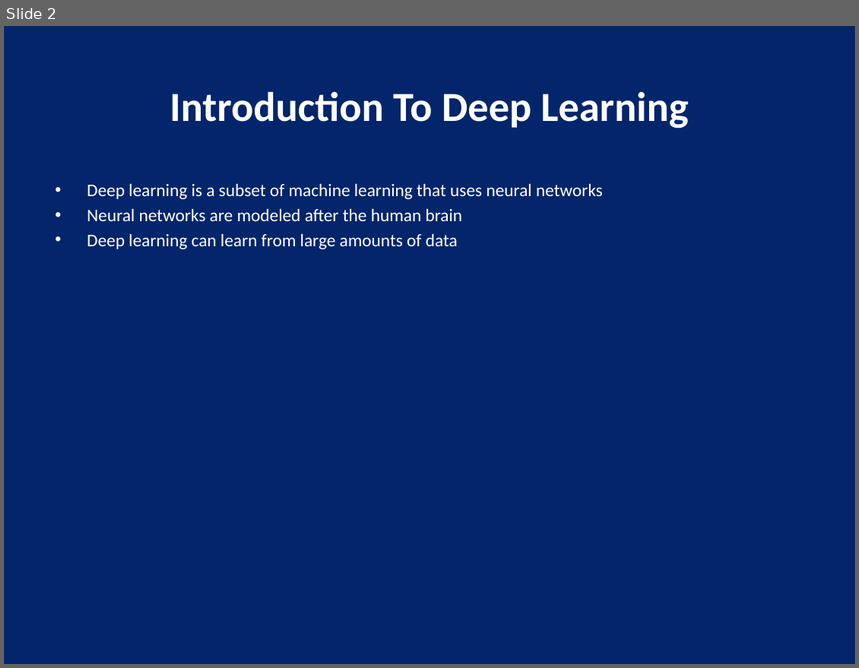
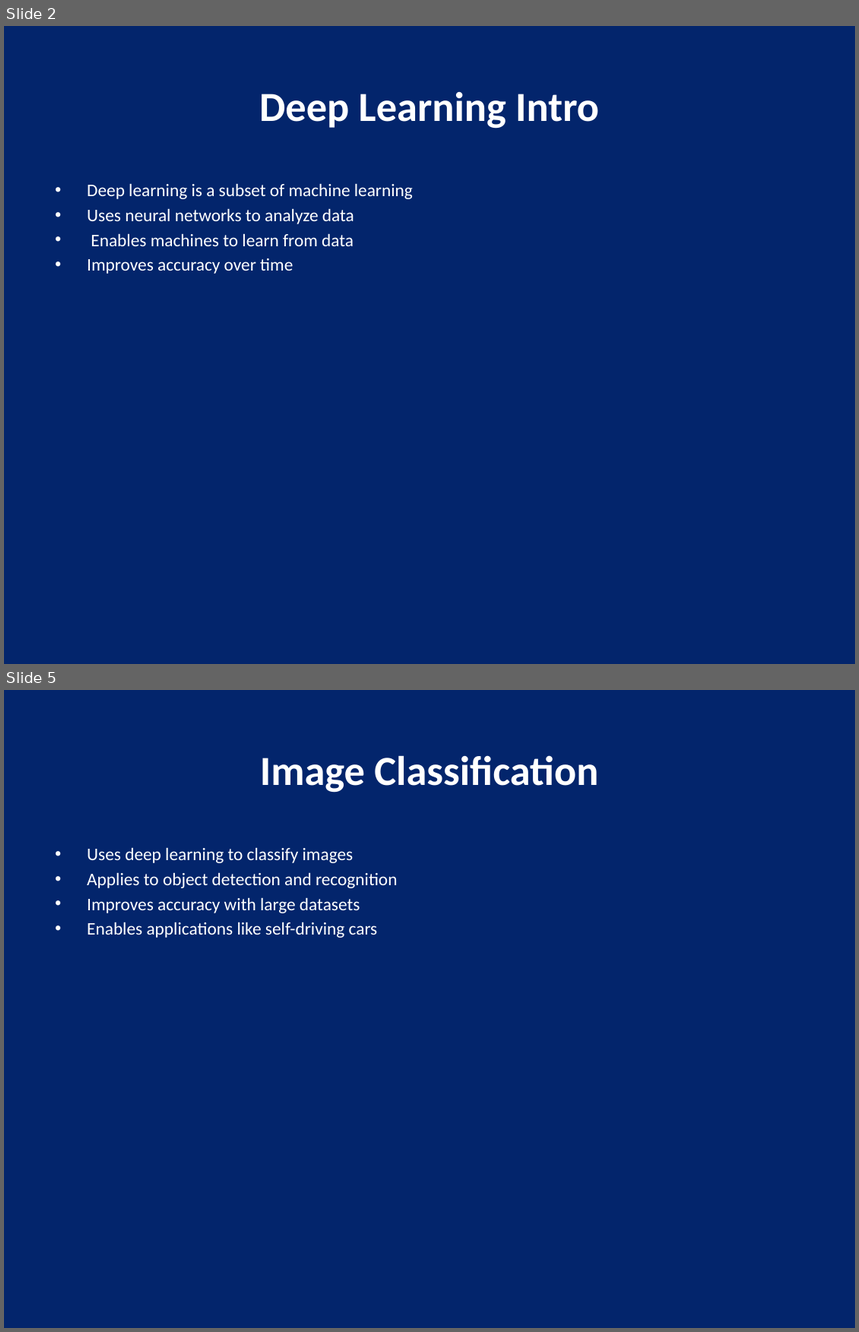
Before and after one commit to Shanaaz-77/auto_ppt_agent, a slide deck: generated_ppts/deep_learning_presentation.pptx. Shown one above the other, each under a label of ours: slide 2 before the commit, slides 2 and 5 after it; the slides between them are not shown. The pictures are 859x668 and 859x1332 pixels, drawn with LibreOffice and Linux fonts; fonts in the diff are those of the drawing. Boxes give left, top, right and bottom in pixels: in the first picture for what was removed or moved away, otherwise in the second. Text is boxed around its words. In the diff, an @@ line names an element or a change of style, - is before the commit and + after.

```diff
--- a/generated_ppts/deep_learning_presentation.pptx
+++ b/generated_ppts/deep_learning_presentation.pptx
@@ slide 5 added at [4, 690, 855, 1328], background #03256C @@
@@ title added at [260, 755, 598, 793], 35 pt, text #FFFFFF, bold @@
+Image Classification
@@ text added at [87, 847, 397, 938], 15 pt, text #FFFFFF @@
+• Uses deep learning to classify images
+• Applies to object detection and recognition
+• Improves accuracy with large datasets
+• Enables applications like self-driving cars
@@ slide 2 changed as well @@
@@ title at [259, 92, 599, 129]: text changed @@
-Introduction To Deep Learning
+Deep Learning Intro
@@ text at [87, 183, 413, 274]: text changed @@
-• Deep learning is a subset of machine learning that uses neural networks
-• Neural networks are modeled after the human brain
-• Deep learning can learn from large amounts of data
+• Deep learning is a subset of machine learning
+• Uses neural networks to analyze data
+• Enables machines to learn from data
+• Improves accuracy over time
```
Also in this commit, not shown: 3 other slides changed, 1 other slide added, 2 slides removed, 1 other file.
